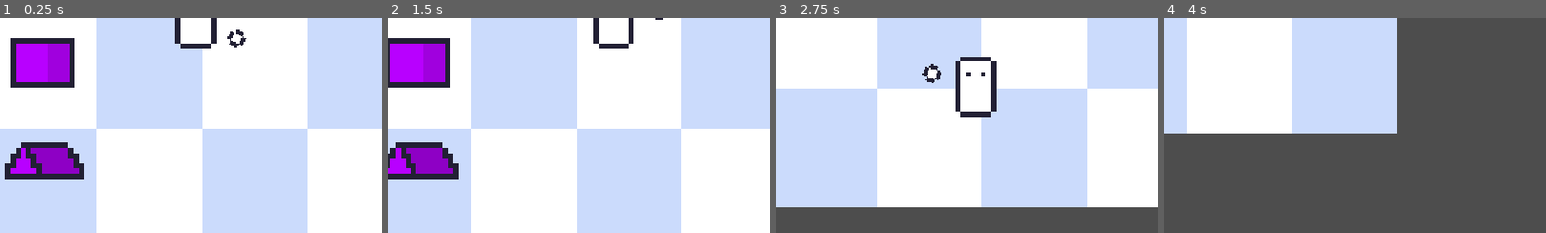
Above: before the commit, frames 1-4 (left to right).
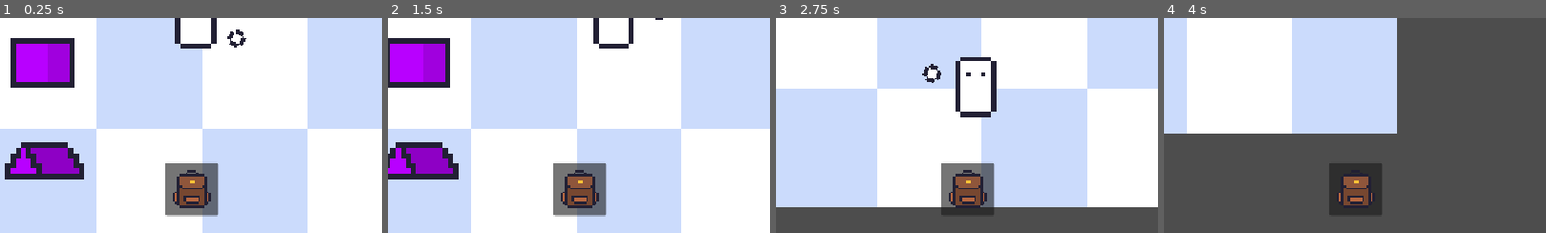
Above: after the commit, the same moments.

Repository: J-mikyas/Dreadmire
Game: Godot game, scene res://Assets/Scenes/Levels/Debug.tscn
The game is run twice, just before and just after one commit, with the same random seed, the same clock (stepped at 60 frames per second) and the same inputs.
Inputs (mouse positions are % of the whole screen's width and height, from its top left):
- Up to frame 1 (0.25 s): no input
- Up to frame 2 (1.5 s): click (49, 90) at 0.52 s; tap Enter at 1.25 s; move the mouse to (72, 45) at 1.27 s; hold D (right) from 1.28 s (still down); tap R at 1.35 s
- Up to frame 3 (2.75 s): move the mouse to (30, 55) at 2.02 s; release D (right) at 2.03 s; hold S (down) from 2.03 s (still down); tap E at 2.1 s
- Up to frame 4 (4 s): move the mouse to (60, 28) at 2.77 s; release S (down) at 2.78 s; hold D (right) 2.78-3.53 s; tap 0 at 2.85 s; move the mouse to (45, 70) at 3.52 s; hold W (up) from 3.53 s (still down); tap R at 3.6 s
The pictures show only the part of the screen within x 24-74%, y 50-100%; the shares and areas given below are measured in that part.

The runs differ from the first frame. In frame 1, 3.5% of the frame differs, in the area x 43-58%, y 67-93%; in frame 2, 3.5%; in frame 3, 3.4%; in frame 4, 3.3%.

Commit message:
Feat: Add basic backpack UI.

Diff:
--- a/Assets/UI/Code/inv_ui.gd
+++ b/Assets/UI/Code/inv_ui.gd
@@ -3,12 +3,28 @@
 # \\ Inventory UI //
 
 @onready var quick_inv: HBoxContainer = $QuickInv
+@onready var backpack_inv: ScrollContainer = $BackpackInv
+@onready var backpack_items: GridContainer = $BackpackInv/BackpackItems
 
 
 var InvBox = preload("res://Assets/UI/Scenes/InvBox.tscn")
+var BackpackBox = preload("res://Assets/UI/Scenes/BackpackBox.tscn")
 
 func _ready() -> void:
 	Inventory.changed.connect(add_box)
+	add_box()
+
+func add_backpack_box():
+	var backpack_box:Button = BackpackBox.instantiate()
+
+	backpack_box.pressed.connect(func():
+		if backpack_inv.visible:
+			backpack_inv.hide()
+		else:
+			backpack_inv.show()
+	)
+
+	quick_inv.add_child(backpack_box)
 
 func add_box():
 
@@ -16,8 +32,10 @@
 
 	for box in quick_inv.get_children():
 		box.queue_free()
+	for box in backpack_items.get_children():
+		box.queue_free()
 
-	# populate
+	# populate quick
 	for i in Inventory.inventory["quick"].size():
 
 
@@ -38,3 +56,22 @@
 		box._pressed.connect(func():
 			Inventory.toggle_item(item_name)
 			)
+
+	#add backpack button
+
+	add_backpack_box()
+
+	# populate backpack
+	for i in Inventory.inventory["backpack"].size():
+		var box:InvBoxUI = InvBox.instantiate()
+
+		var item = Inventory.inventory["backpack"][i]
+		var item_name = item.keys()[0]
+		var amount = item.values()[0]
+		var img = Inventory.get_icon(item_name)
+
+		box.Item_Name = item_name
+		box.Amount = amount
+		box.Img = img
+
+		backpack_items.add_child(box)
--- /dev/null
+++ b/Assets/UI/Scenes/BackpackBox.tscn
@@ -0,0 +1,16 @@
+[gd_scene format=3 uid="uid://vv7ijkc6csal"]
+
+[ext_resource type="Texture2D" uid="uid://d05apyh03nv6n" path="res://Assets/UI/Sprites/Inventory/backpack.png" id="1_e854n"]
+
+[node name="BackpackBox" type="Button" unique_id=457502447]
+custom_minimum_size = Vector2(80, 80)
+offset_left = -40.0
+offset_top = -40.0
+offset_right = 40.0
+offset_bottom = 40.0
+pivot_offset = Vector2(40, 40)
+
+[node name="Sprite2D" type="Sprite2D" parent="." unique_id=1385948318]
+position = Vector2(40, 40)
+scale = Vector2(3.1431189, 3.1431189)
+texture = ExtResource("1_e854n")
--- a/Assets/UI/Scenes/HUD.tscn
+++ b/Assets/UI/Scenes/HUD.tscn
@@ -13,10 +13,33 @@
 
 [node name="QuickInv" type="HBoxContainer" parent="Inv" unique_id=1998956223]
 custom_maximum_size = Vector2(600, 80)
-layout_mode = 0
-offset_left = 269.0
-offset_top = 542.0
-offset_right = 869.0
-offset_bottom = 622.0
+layout_mode = 1
+anchors_preset = -1
+anchor_top = 16.306002
+anchor_right = 28.664001
+anchor_bottom = 16.306002
+offset_left = 270.0
+offset_top = -110.24005
+offset_right = -276.56006
+offset_bottom = -30.240051
 pivot_offset = Vector2(300, 40)
 alignment = 1
+
+[node name="BackpackInv" type="ScrollContainer" parent="Inv" unique_id=318138245]
+visible = false
+layout_mode = 1
+anchors_preset = -1
+anchor_left = 14.362
+anchor_top = 8.125
+anchor_right = 14.362
+anchor_bottom = 8.125
+offset_left = -260.48004
+offset_top = -154.0
+offset_right = 244.51996
+offset_bottom = 171.0
+grow_horizontal = 2
+grow_vertical = 2
+
+[node name="BackpackItems" type="GridContainer" parent="Inv/BackpackInv" unique_id=365366910]
+layout_mode = 2
+columns = 6
Binary file added: Assets/UI/Sprites/Inventory/backpack.png
Not shown, added: Assets/UI/Sprites/Inventory/backpack.png.import
